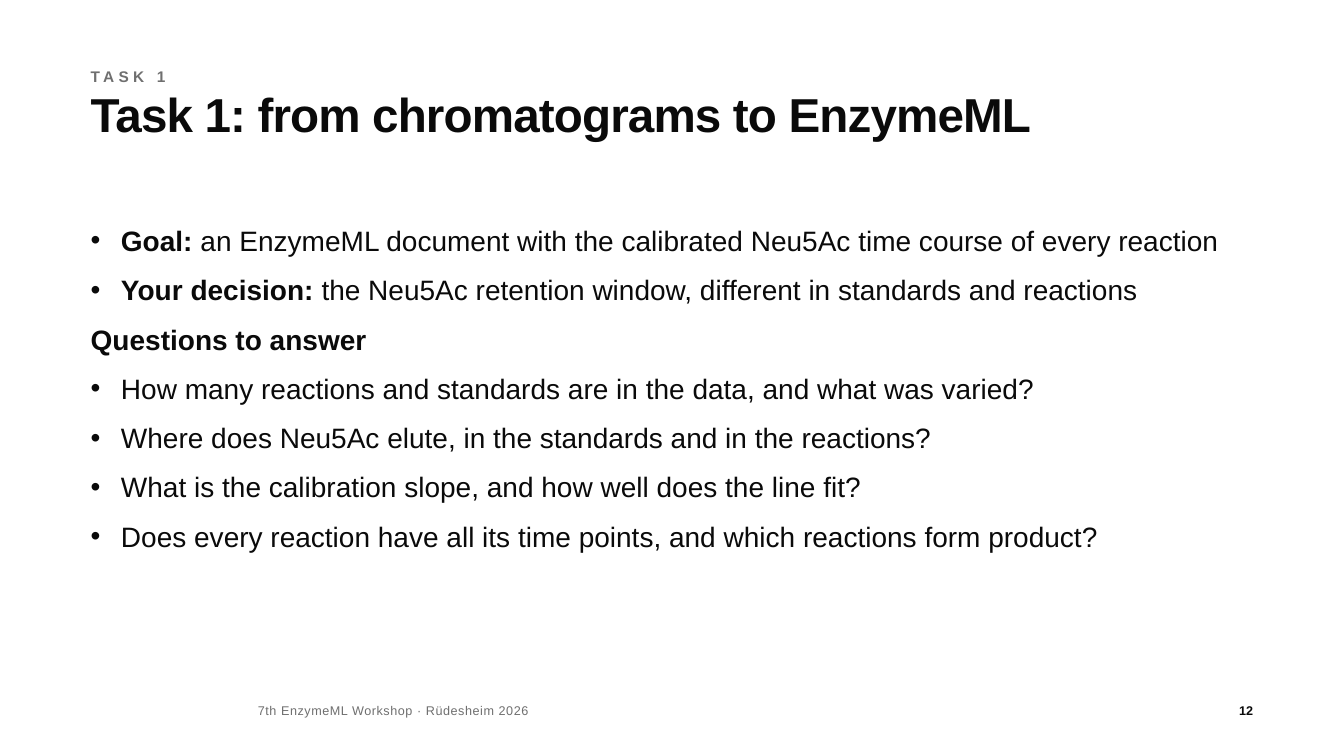
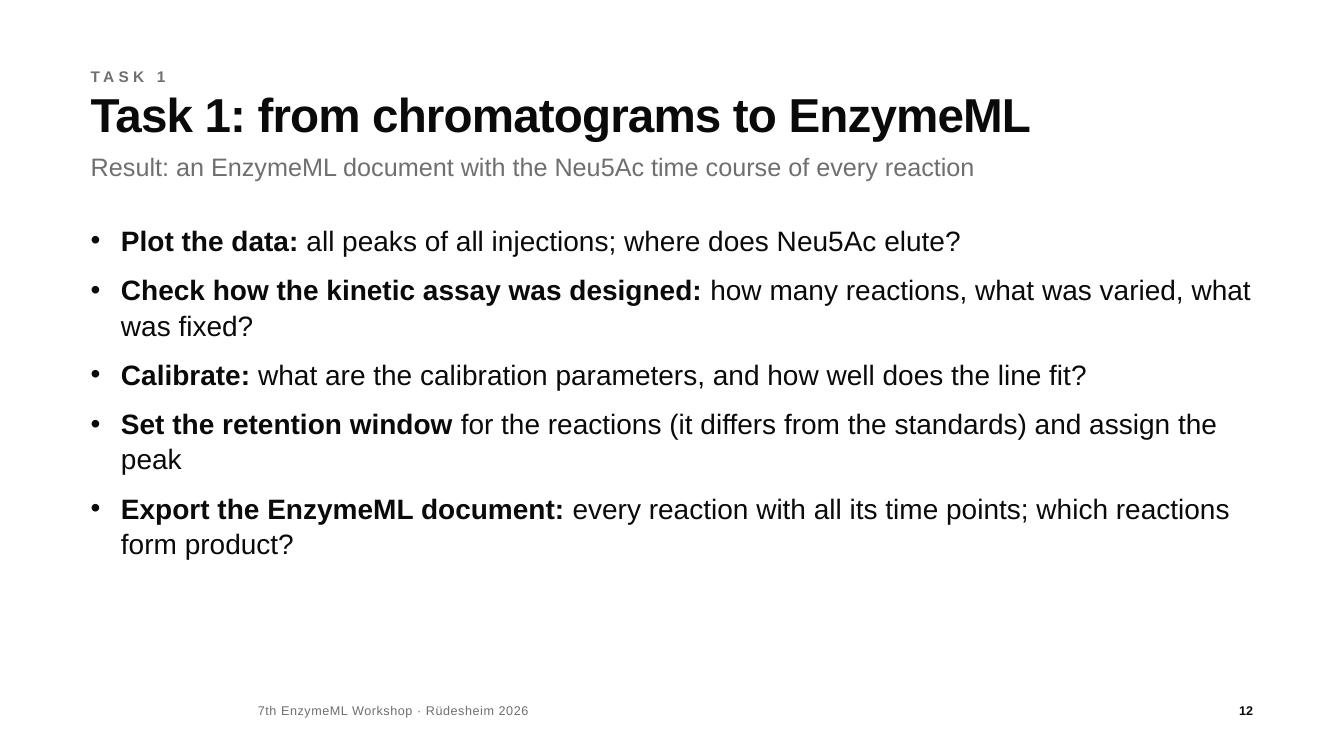
Before and after one commit to haeussma/enzymeml-workshop-modelling-2026, a slide deck: slide 12 of slides/workshop.pptx. Drawn at 1344x756 pixels with LibreOffice and Linux fonts; fonts in the diff are those of the drawing; background and template pictures are left out. Boxes give left, top, right and bottom in pixels: in the first picture for what was removed or moved away, otherwise in the second. Text is boxed around its words. In the diff, an @@ line names an element or a change of style, - is before the commit and + after.

```diff
--- a/slides/workshop.pptx
+++ b/slides/workshop.pptx
@@ text added at (91,158,975,181), 18 pt, text #6F6F6F @@
+Result: an EnzymeML document with the Neu5Ac time course of every reaction
@@ text at (121,230,1251,559): text changed @@
-• Goal: an EnzymeML document with the calibrated Neu5Ac time course of every reaction
-• Your decision: the Neu5Ac retention window, different in standards and reactions
-Questions to answer
-• How many reactions and standards are in the data, and what was varied?
-• Where does Neu5Ac elute, in the standards and in the reactions?
-• What is the calibration slope, and how well does the line fit?
-• Does every reaction have all its time points, and which reactions form product?
+• Plot the data: all peaks of all injections; where does Neu5Ac elute?
+• Check how the kinetic assay was designed: how many reactions, what was varied, what was fixed?
+• Calibrate: what are the calibration parameters, and how well does the line fit?
+• Set the retention window for the reactions (it differs from the standards) and assign the peak
+• Export the EnzymeML document: every reaction with all its time points; which reactions form product?
```
Also in this commit, not shown: 1 other slide changed, 3 other files.
